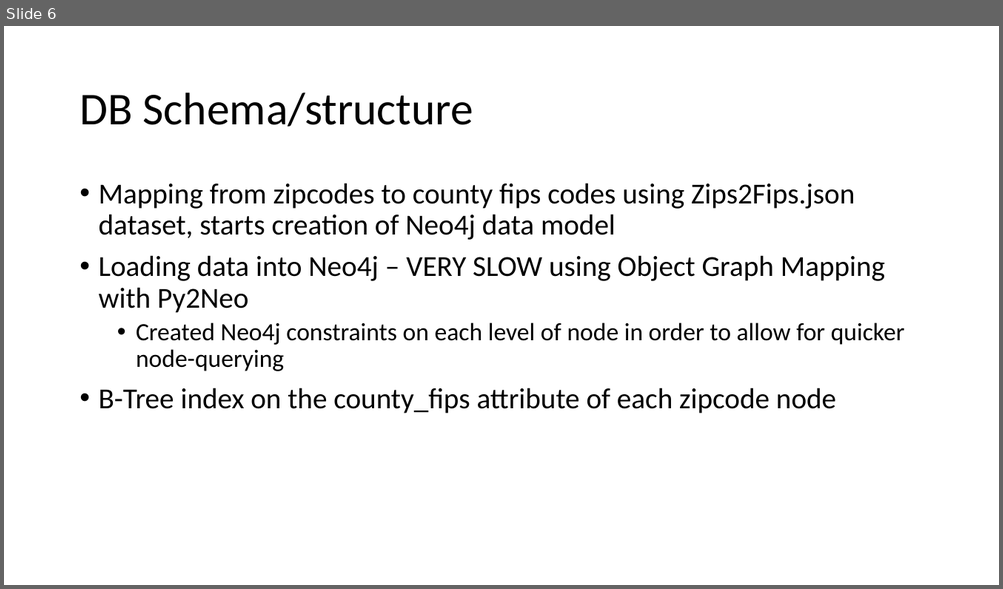
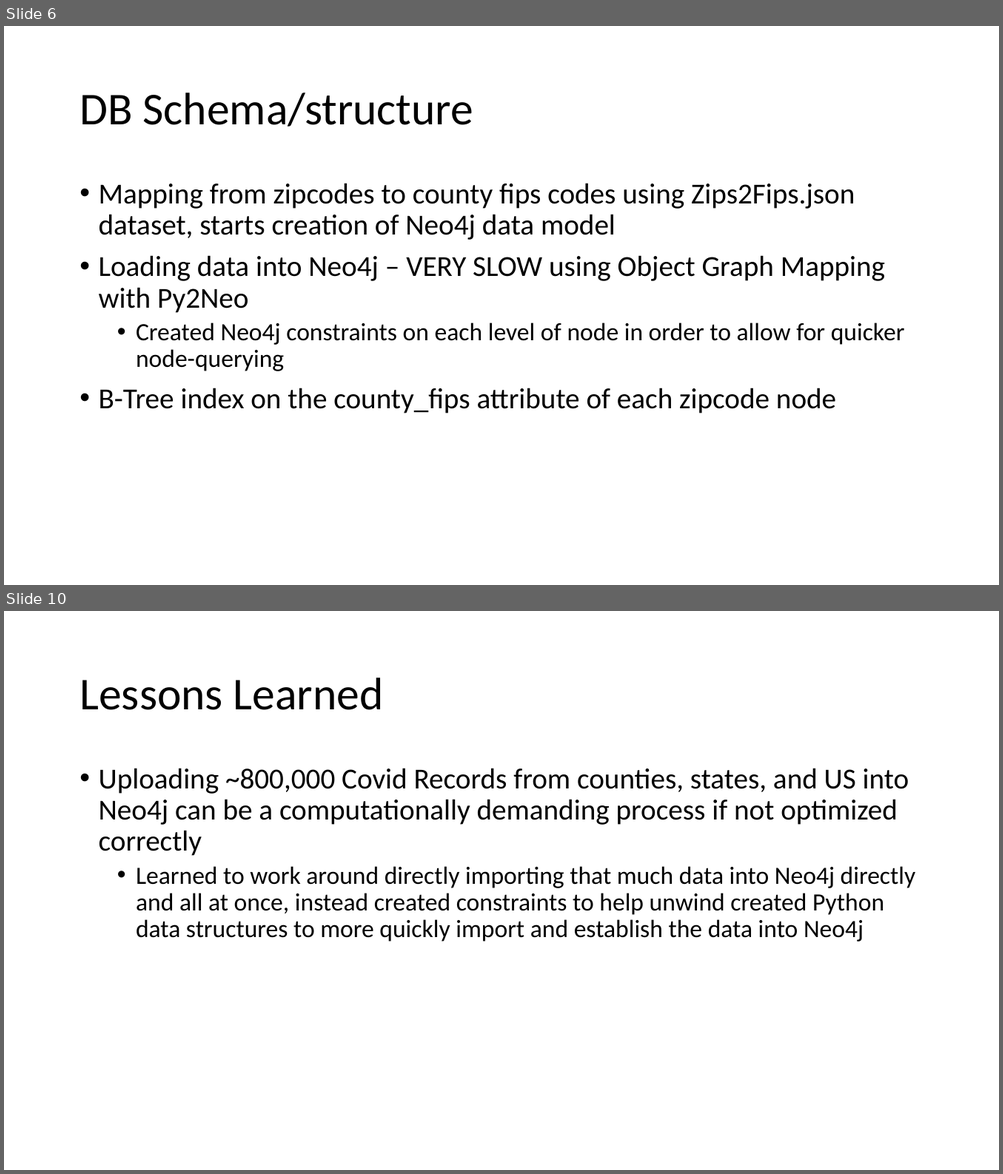
Before and after one commit to abpwrs/ece-5995-fa20-final-project, a slide deck: Final_presentation.pptx. Shown one above the other, each under a label of ours: slide 6 before the commit, slides 6 and 10 after it; the slides between them are not shown. The pictures are 1003x589 and 1003x1174 pixels, drawn with LibreOffice and Linux fonts; fonts in the diff are those of the drawing. Boxes give left, top, right and bottom in pixels: in the first picture for what was removed or moved away, otherwise in the second. Text is boxed around its words. In the diff, an @@ line names an element or a change of style, - is before the commit and + after.

```diff
--- a/Final_presentation.pptx
+++ b/Final_presentation.pptx
@@ slide 10 added at [4, 611, 999, 1170], background #FFFFFF @@
@@ title added at [79, 678, 384, 710], 44 pt, text #000000 @@
+Lessons Learned
@@ text added at [99, 768, 916, 942], 24 pt, text #000000 @@
+• Uploading ~800,000 Covid Records from counties, states, and US into Neo4j can be a computationally demanding process if not optimized correctly
+  • Learned to work around directly importing that much data into Neo4j directly and all at once, instead created constraints to help unwind created Python data structures to more quickly import and establish the data into Neo4j
```
Also in this commit, not shown: 4 other slides added, 1 slide removed.
